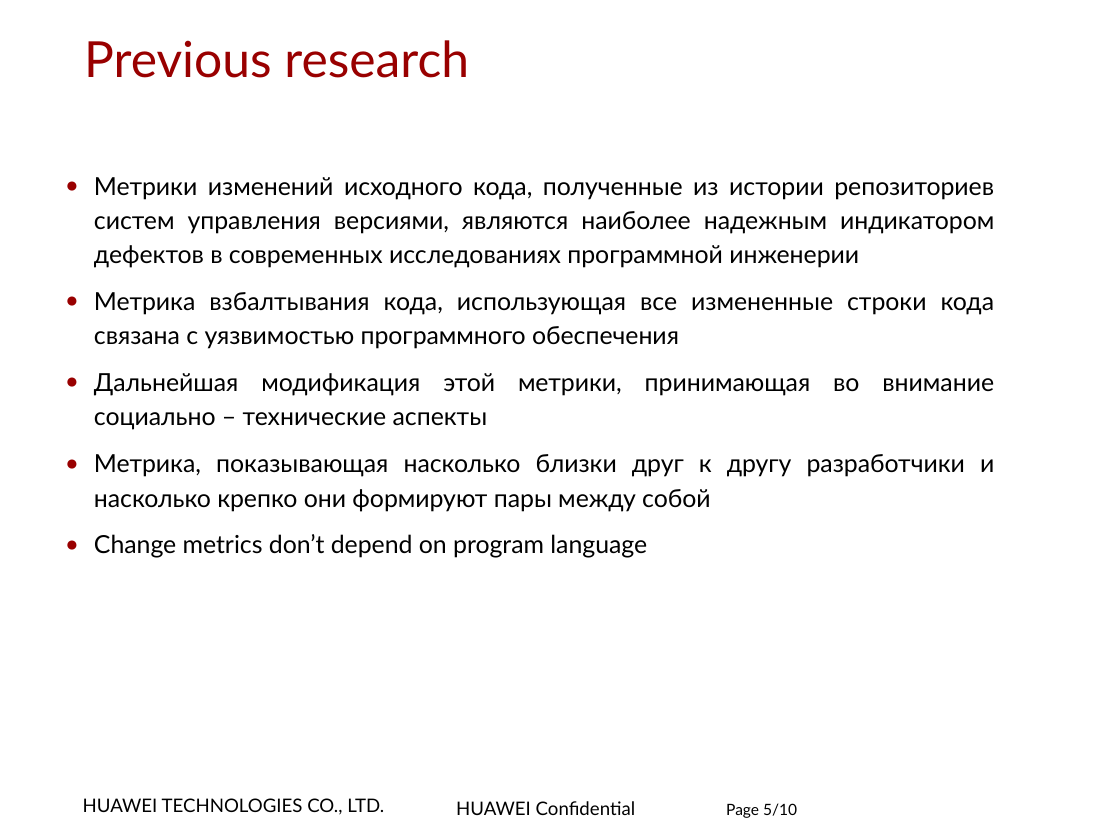
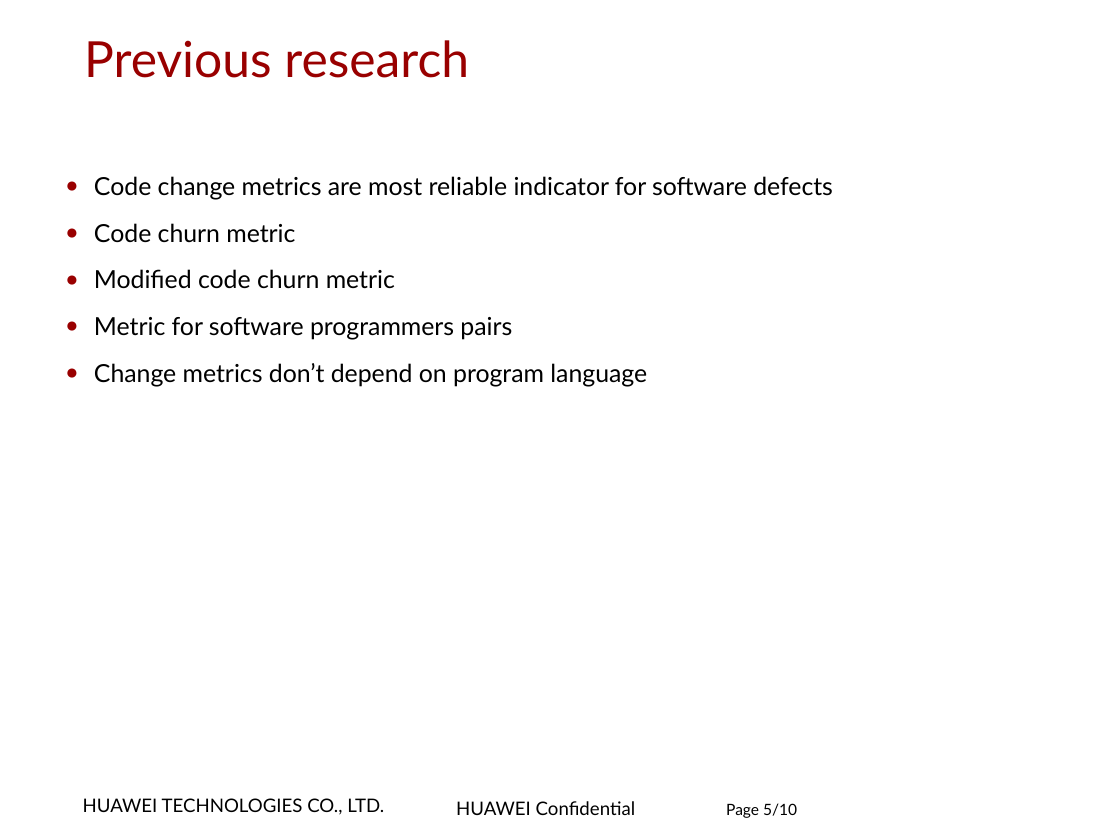
Before and after one commit to zuoqin/volatility, a slide deck: slide 5 of docs/Project Presentation.ppt. Drawn at 1120x840 pixels with LibreOffice and Linux fonts; fonts in the diff are those of the drawing; background and template pictures are left out. Boxes give left, top, right and bottom in pixels: in the first picture for what was removed or moved away, otherwise in the second. Text is boxed around its words. In the diff, an @@ line names an element or a change of style, - is before the commit and + after.

Commit message:
Enhance presentation & article wording

```diff
--- a/docs/Project Presentation.ppt
+++ b/docs/Project Presentation.ppt
@@ text at [94,176,833,340]: text changed @@
-● Метрики изменений исходного кода, полученные из истории репозиториев систем управления версиями, являются наиболее надежным индикатором дефектов в современных исследованиях программной инженерии
-● Метрика взбалтывания кода, использующая все измененные строки кода связана с уязвимостью программного обеспечения
-● Дальнейшая модификация этой метрики, принимающая во внимание социально – технические аспекты
-● Метрика, показывающая насколько близки друг к другу разработчики и насколько крепко они формируют пары между собой
+● Code change metrics are most reliable indicator for software defects
+● Code churn metric
+● Modified code churn metric
+● Metric for software programmers pairs
```
Also in this commit, not shown: 1 other file.
